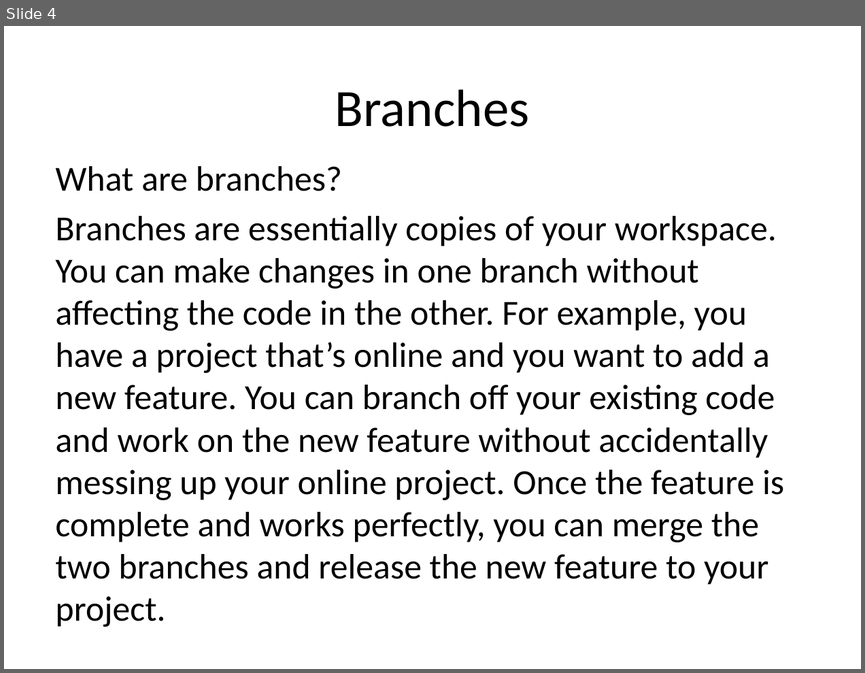
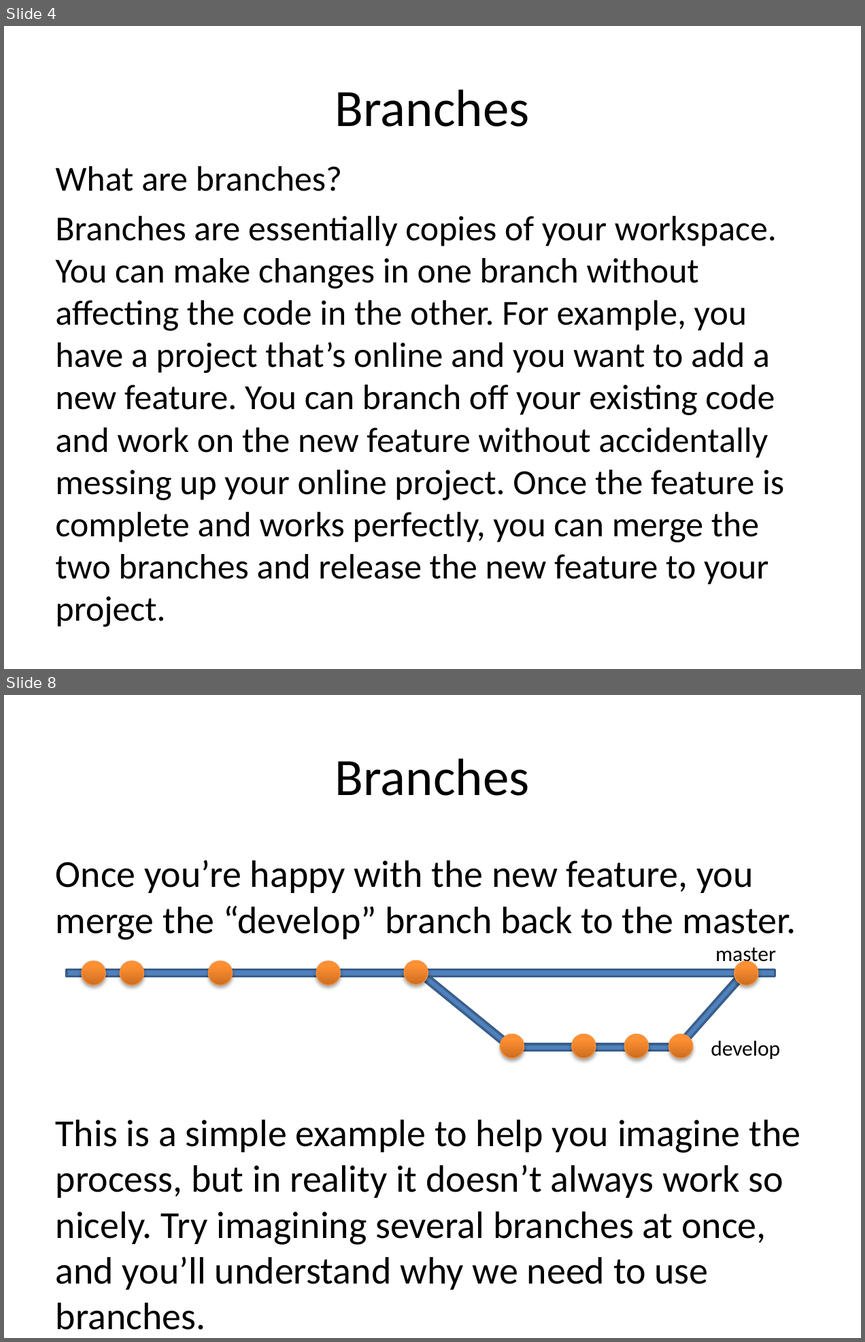
Before and after one commit to JaceTan/programming-notes, a slide deck: Branches and Tags.pptx. Shown one above the other, each under a label of ours: slide 4 before the commit, slides 4 and 8 after it; the slides between them are not shown. The pictures are 865x673 and 865x1342 pixels, drawn with LibreOffice and Linux fonts; fonts in the diff are those of the drawing. Boxes give left, top, right and bottom in pixels: in the first picture for what was removed or moved away, otherwise in the second. Text is boxed around its words. In the diff, an @@ line names an element or a change of style, - is before the commit and + after.

Commit message:
finished Branches and Tags

```diff
--- a/Branches and Tags.pptx
+++ b/Branches and Tags.pptx
@@ slide 8 added at box(4, 695, 861, 1338), background #FFFFFF @@
@@ title added at box(335, 758, 530, 796), 44 pt, text #000000 @@
+Branches
@@ text added at box(56, 860, 800, 1289), 32 pt, text #000000 @@
+Once you’re happy with the new feature, you merge the “develop” branch back to the master.
+This is a simple example to help you imagine the process, but in reality it doesn’t always work so nicely. Try imagining several branches at once, and you’ll understand why we need to use branches.
@@ group added at box(67, 947, 780, 1059): 10 ellipses, 4 rectangles, 2 texts @@
+master
+develop
```
Also in this commit, not shown: 1 slide changed, 3 other slides added, 2 slides removed.
